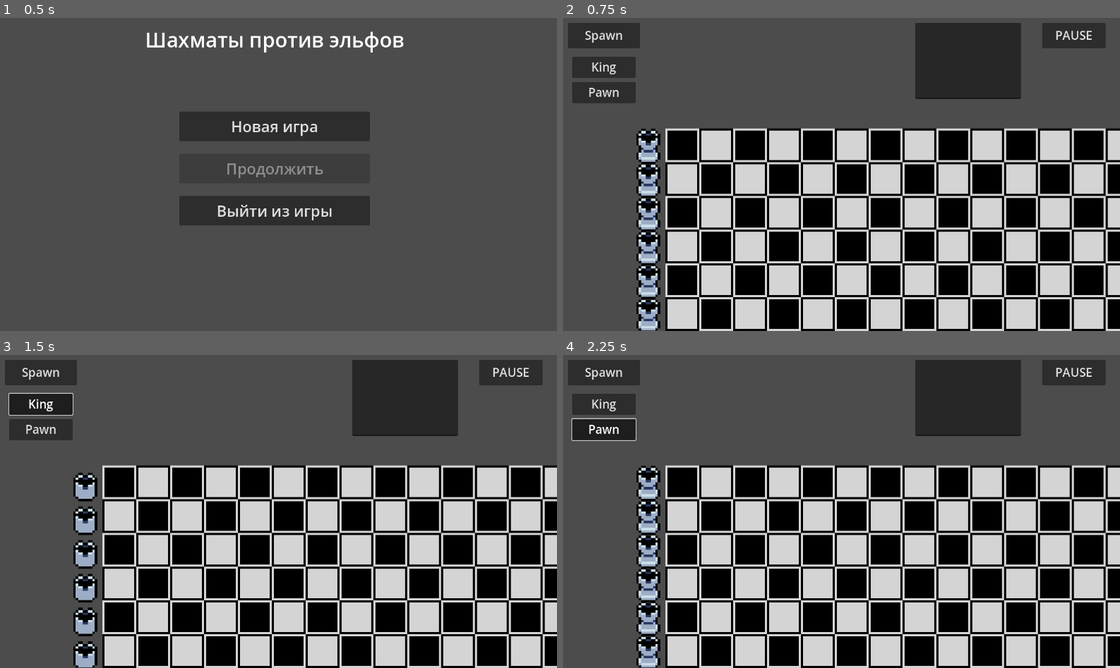
Above: before the commit, frames 1-4 (two rows, left to right).
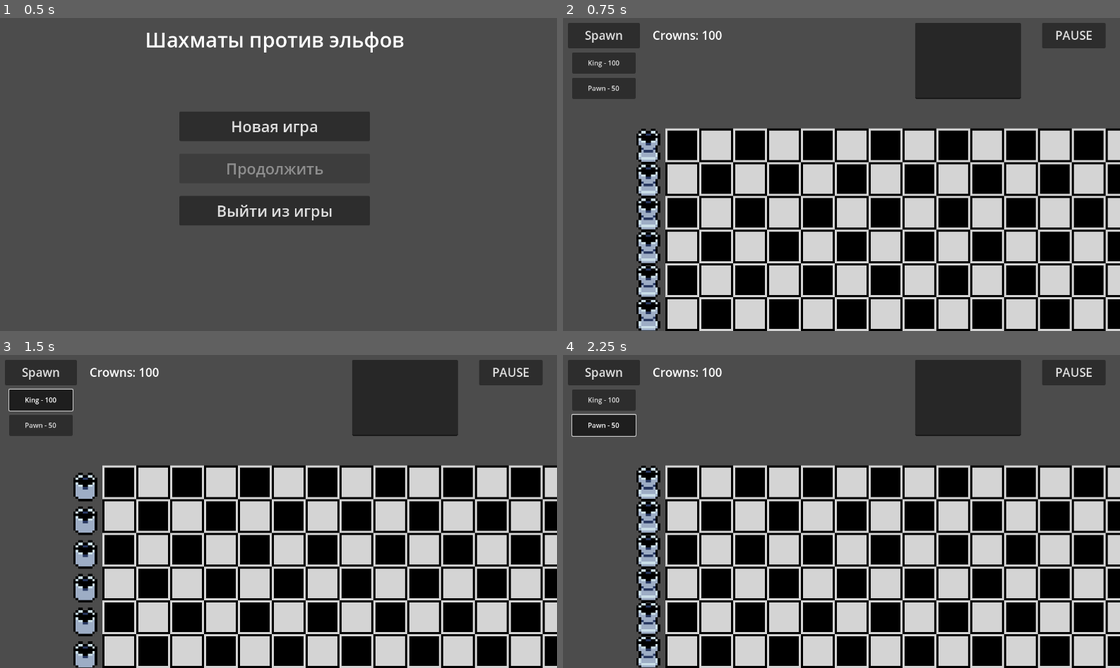
Above: after the commit, the same moments.

Repository: Befrimon/Chess-vs-Elves
Game: Godot game, scene res://scenes/menu.tscn
The game is run twice, just before and just after one commit, with the same random seed, the same clock (stepped at 60 frames per second) and the same inputs.
Inputs:
- Up to frame 1 (0.5 s): no input
- Up to frame 2 (0.75 s): click "Новая игра" at 0.5 s
- Up to frame 3 (1.5 s): click "King" (after the commit: "King - 100") at 1.25 s
- Up to frame 4 (2.25 s): click "Pawn" (after the commit: "Pawn - 50") at 2 s

Frame 1 is identical in both runs. In frame 2, 1.0% of the frame differs, in the area x 1-29%, y 4-28%; in frame 3, 1.0%; in frame 4, 1.0%.

Commit message:
Add crown values

Diff:
--- a/prefabs/game-interface.tscn
+++ b/prefabs/game-interface.tscn
@@ -1,6 +1,5 @@
-[gd_scene load_steps=3 format=3 uid="uid://81aqshcytuci"]
+[gd_scene load_steps=2 format=3 uid="uid://81aqshcytuci"]
 
-[ext_resource type="ButtonGroup" uid="uid://cj7cm765kqt1i" path="res://prefabs/figure-creators.tres" id="1_lka8w"]
 [ext_resource type="Script" path="res://scripts/UI.gd" id="1_r16wq"]
 
 [node name="GameInterface" type="Control"]
@@ -19,30 +18,6 @@
 offset_top = 20.0
 offset_right = 200.0
 offset_bottom = 80.0
-
-[node name="king_figure" type="Button" parent="SpawnButttons"]
-layout_mode = 1
-anchors_preset = -1
-offset_left = 10.0
-offset_top = 80.0
-offset_right = 160.0
-offset_bottom = 130.0
-theme_override_font_sizes/font_size = 28
-toggle_mode = true
-button_group = ExtResource("1_lka8w")
-text = "King"
-
-[node name="pawn_figure" type="Button" parent="SpawnButttons"]
-layout_mode = 1
-anchors_preset = -1
-offset_left = 10.0
-offset_top = 140.0
-offset_right = 160.0
-offset_bottom = 190.0
-theme_override_font_sizes/font_size = 28
-toggle_mode = true
-button_group = ExtResource("1_lka8w")
-text = "Pawn"
 
 [node name="PauseBtn" type="Button" parent="."]
 process_mode = 3
@@ -76,3 +51,14 @@
 offset_bottom = 200.0
 editable = false
 virtual_keyboard_enabled = false
+
+[node name="CrownLabel" type="Label" parent="."]
+layout_mode = 1
+anchors_preset = -1
+offset_left = 230.0
+offset_top = 20.0
+offset_right = 450.0
+offset_bottom = 80.0
+theme_override_font_sizes/font_size = 28
+text = "Crowns: %s"
+vertical_alignment = 1
--- a/scripts/UI.gd
+++ b/scripts/UI.gd
@@ -2,21 +2,43 @@
 
 var spw_buttons : Control
 var figure_info : TextEdit
+var crown_label : Label
 var menu_opened : bool
 
 const text_info = "Name: %s\nHits: %s\n%s: %s"
+const crown_text = "Crowns: %s"
 
+var spawn_group : ButtonGroup
 
 func _ready():
 	spw_buttons = get_node("SpawnButttons")
 	figure_info = get_node("FigureInfo")
+	crown_label = get_node("CrownLabel")
 	menu_opened = true
+
+	spawn_group = load("res://prefabs/figure-creators.tres")
 
 	get_node("SpawnBtn").pressed.connect(toggle_menu)
 	get_node("PauseBtn").pressed.connect(Global.pause)
-	for btn in spw_buttons.get_child_count():
-		var cur_btn = spw_buttons.get_child(btn)
+
+	var y_pos = 70
+	for btn in EntityController.costs:
+		if btn == "rook_figure": continue
+
+		var ttext = EntityController.costs[btn]
+		var cur_btn = Button.new()
+		cur_btn.name = btn
+		cur_btn.text = "%s - %s" % ttext
+		cur_btn.size = Vector2(150, 50)
+		cur_btn.position = Vector2(10, y_pos)
 		cur_btn.pressed.connect(Preview.toggle.bind(cur_btn, cur_btn.name))
+		cur_btn.button_group = spawn_group
+		cur_btn.toggle_mode = true
+		spw_buttons.add_child(cur_btn)
+		y_pos += 60
+
+func _process(delta):
+	crown_label.text = crown_text % EntityController.crown_count
 
 func toggle_menu(menu_state : bool = !menu_opened):
 	menu_opened = menu_state
--- a/scripts/entities/king_figure.gd
+++ b/scripts/entities/king_figure.gd
@@ -2,11 +2,15 @@
 
 var parent : Entity
 
+var crown_gen : int
+var gen_cooldown : int
 var hp : float
 
 func _init(king_parent: Entity):
 	## Set variables
 	parent = king_parent
+	crown_gen = 50
+	gen_cooldown = 10
 	hp = 3
 
 	## Set animation
@@ -21,5 +25,13 @@
 	if parent.hpbar.scale.x <= 0:
 		parent.kill()
 
+var timer = 0
+func _process(delta):
+	timer += delta
+	if timer >= gen_cooldown:
+		print("King generate %s crowns" % crown_gen)
+		EntityController.crown_count += crown_gen
+		timer = 0
+
 func get_info():
-	return [parent.type, str(hp*parent.hpbar.scale.x), "State" , "useless"]
+	return [parent.dname, str(hp*parent.hpbar.scale.x), "Cooldown", str(int(gen_cooldown-timer))]
--- a/scripts/entities/pawn_figure.gd
+++ b/scripts/entities/pawn_figure.gd
@@ -25,7 +25,7 @@
 		parent.kill()
 
 	for body in eat_area.get_overlapping_bodies():
-		if "elf" not in body.type: continue
+		if "elf" not in body.bid: continue
 
 		var new_pos = EntityController.convert_pos(body.position)
 		if not EntityController.check_close(new_pos):
@@ -37,4 +37,4 @@
 		parent.kill()
 
 func get_info():
-	return [parent.type, str(hp*parent.hpbar.scale.x), "Uses" , str(kill_count)]
+	return [parent.dname, str(hp*parent.hpbar.scale.x), "Uses" , str(kill_count)]
--- a/scripts/entities/rook_figure.gd
+++ b/scripts/entities/rook_figure.gd
@@ -35,4 +35,4 @@
 			the_rook = true
 
 func get_info():
-	return [parent.type, "inf", "State" , "ready"]
+	return [parent.dname, "inf", "State" , "ready"]
--- a/scripts/entity-controller.gd
+++ b/scripts/entity-controller.gd
@@ -5,15 +5,21 @@
 const ENTITY = preload("res://prefabs/entity.tscn")  # Entity object
 
 # Elf spawning
-const ELF_SPEED = 150
-const MIN_TICK = 1
-const MAX_TICK = 2
+const ELF_SPEED = 50
+const MIN_TICK = 5
+const MAX_TICK = 15
 
 # Figures spawning
 const ROOK_SPEED = 400
 const ROOK_POSITIONS = [310, 390, 470, 550, 630, 710]
 
 const BATTLE_FIG = ["pawn_figure", "knight_figure", "bishop_figure", "queen_figure"]
+const costs = {
+	"rook_figure": ["Rook", 0],
+	"king_figure": ["King", 100],
+	"pawn_figure": ["Pawn", 50],
+}
+var crown_count : int
 
 # Nodes
 var controller_group : Node
@@ -24,12 +30,15 @@
 func new_entity(ename: String, pos: Vector2):
 	print("Creating new %s" % ename)
 
-	if "elf" not in ename and not check_close(pos):
+	if "elf" not in ename and (not check_close(pos) or costs[ename][1] > crown_count):
 		return
+	elif "elf" not in ename:
+		crown_count -= costs[ename][1]
 
 	# Create entity
 	var entity = ENTITY.duplicate().instantiate()
-	entity.init(ename, pos)
+	var display_name = ename.split("_")[0].capitalize()
+	entity.init(display_name, ename, pos)
 
 	# Create controller
 	var controller = load("res://scripts/entities/%s.gd" % ename).new(entity)
--- a/scripts/entity.gd
+++ b/scripts/entity.gd
@@ -7,18 +7,20 @@
 var audio : AudioStreamPlayer2D
 var size : Vector2
 var controller : Node
-var type : String
+var dname : String
+var bid : String
 
 ## Init function
-func init(sname: String, pos: Vector2):
+func init(sname: String, id: String, pos: Vector2):
 	## Set variables
 	texture = get_node("Texture")
 	hpbar = get_node("HPbar")
 	audio = get_node("Audio")
-	type = sname
+	dname = sname
+	bid = id
 
 	## Configure texture
-	texture.sprite_frames = load("res://animations/%s.tres" % sname)
+	texture.sprite_frames = load("res://animations/%s.tres" % bid)
 	var orig_size = texture.sprite_frames.get_frame_texture("idle", 0).get_size()
 	texture.scale *= 90 / orig_size.x
 
--- a/scripts/global.gd
+++ b/scripts/global.gd
@@ -12,6 +12,7 @@
 
 	if action == "new_game":
 		print("Configuring new game")
+		EntityController.crown_count = 100
 		game_state = "GenNew"
 
 	elif action == "load_game":
Not shown: 1 places in scenes/game.tscn that only renumber resources
